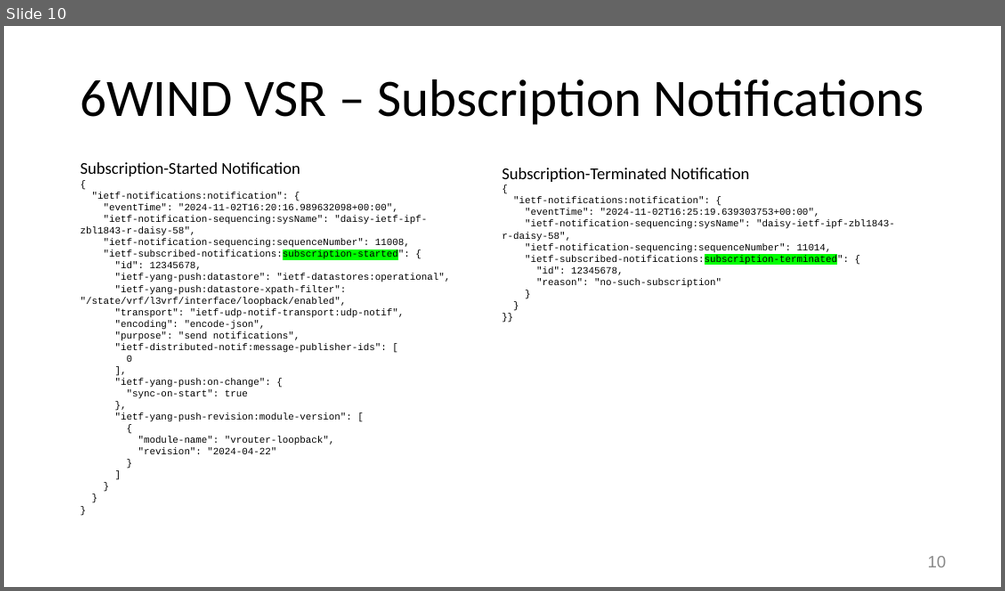
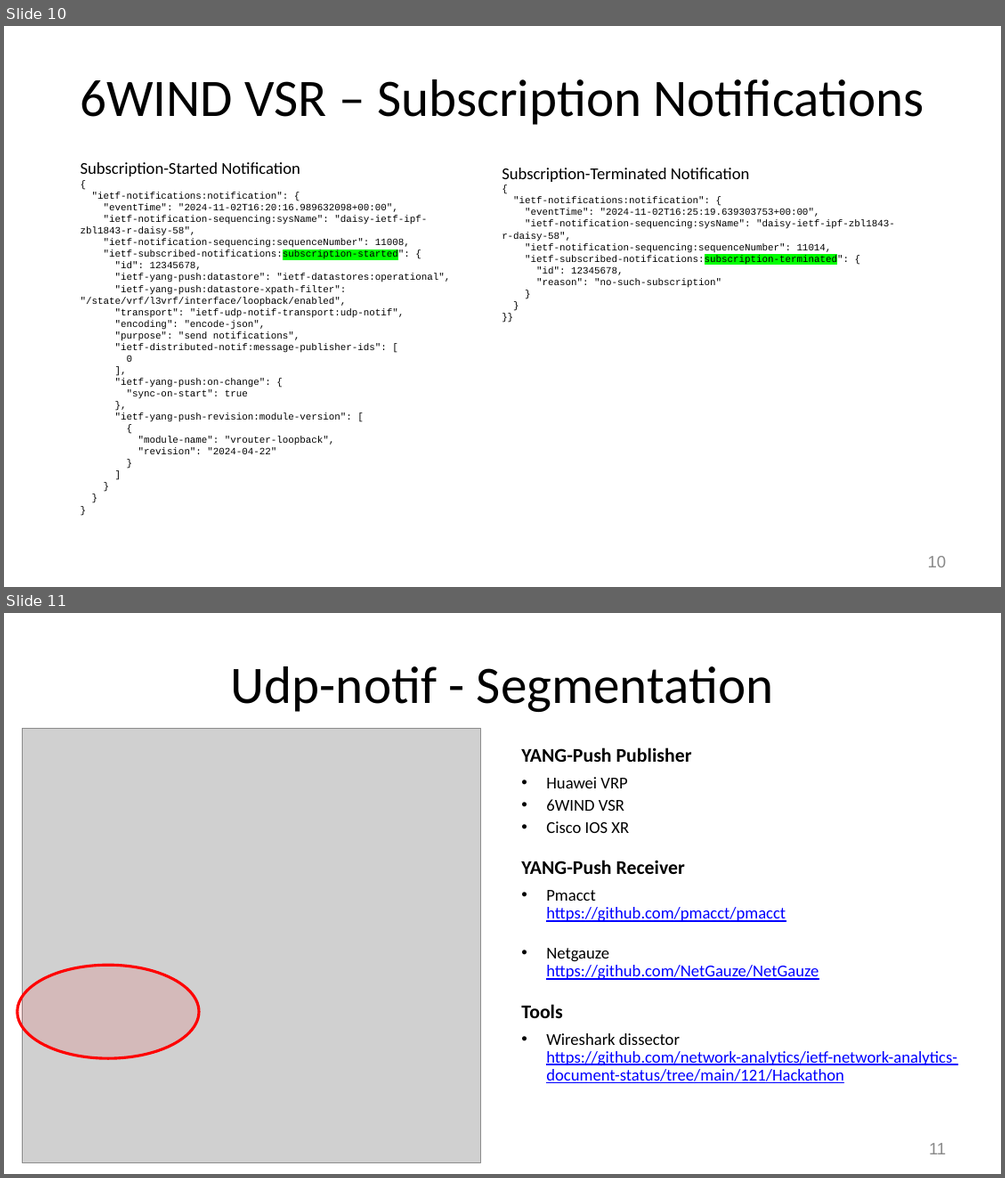
Before and after one commit to network-analytics/ietf-network-analytics-document-status, a slide deck: 121/Hackathon/ietf-121-hackathon-validate-yang-push-publisher.pptx. Shown one above the other, each under a label of ours: slide 10 before the commit, slides 10 and 11 after it. The pictures are 1005x591 and 1005x1178 pixels, drawn with LibreOffice and Linux fonts; fonts in the diff are those of the drawing; grey boxes stand for pictures. Boxes give left, top, right and bottom in pixels: in the first picture for what was removed or moved away, otherwise in the second. Text is boxed around its words. In the diff, an @@ line names an element or a change of style, - is before the commit and + after.

```diff
--- a/121/Hackathon/ietf-121-hackathon-validate-yang-push-publisher.pptx
+++ b/121/Hackathon/ietf-121-hackathon-validate-yang-push-publisher.pptx
@@ slide 11 added at [4,613,1001,1174], background #FFFFFF @@
@@ title added at [231,666,774,712], 38 pt, text #000000 @@
+Udp-notif - Segmentation
@@ picture added at [23,729,481,1162] @@
@@ text added at [521,747,957,1083], 12 pt, text #0000FF, underline @@
+YANG-Push Publisher
+• Huawei VRP
+• 6WIND VSR
+• Cisco IOS XR
+YANG-Push Receiver
+• Pmacct
+  https://github.com/pmacct/pmacct
+• Netgauze
+  https://github.com/NetGauze/NetGauze
+Tools
+• Wireshark dissector
+  https://github.com/network-analytics/ietf-network-analytics-document-status/tree/main/121/Hackathon
@@ ellipse added at [17,965,198,1059], fill #FF0000 at 10% opacity, outline #FF0000 2 pt @@
@@ page number added at [929,1143,946,1154], 12 pt, text #888888 @@
+11
```
Also in this commit, not shown: 5 slides changed, 1 slide removed, 3 other files.
